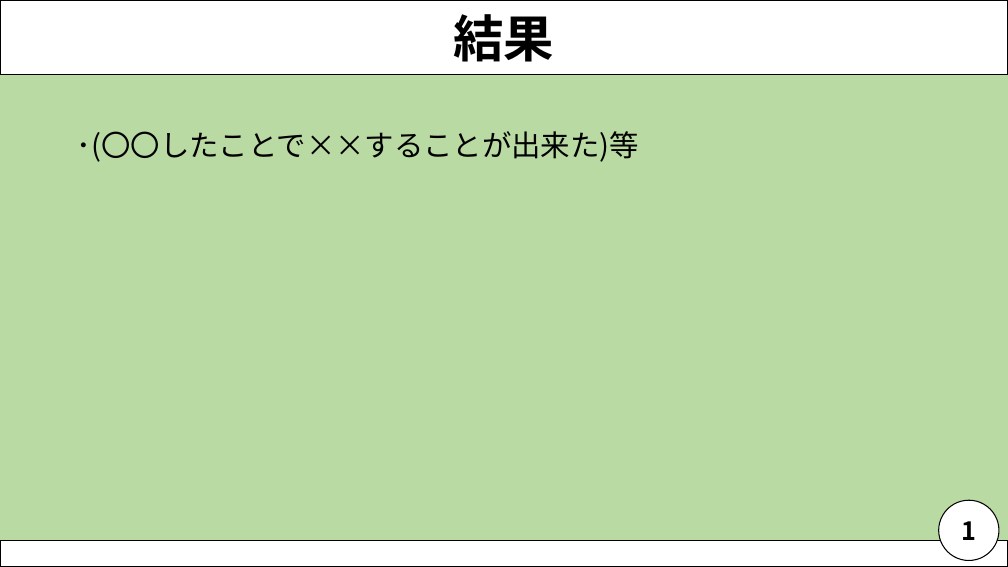
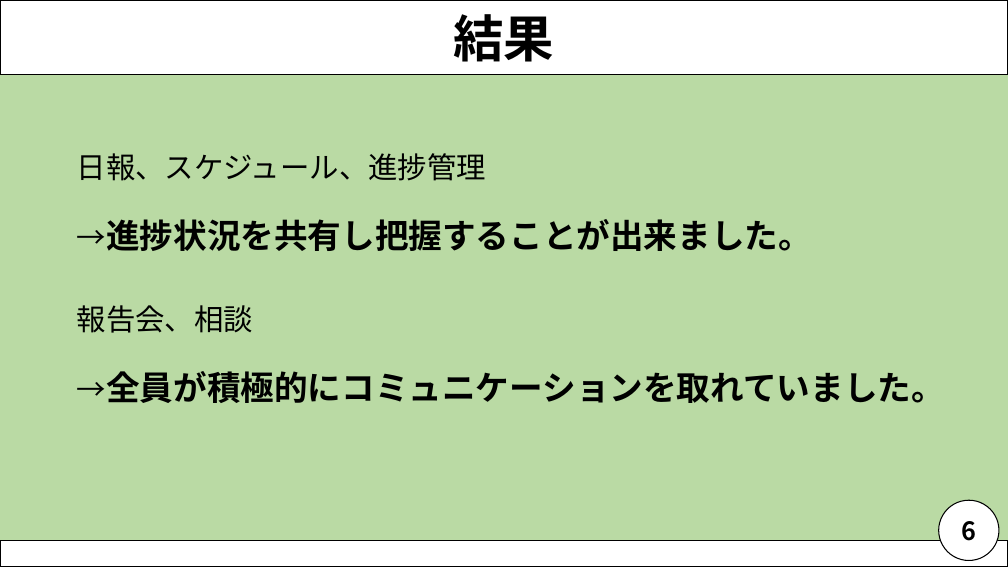
Before and after one commit to NagaoMasaki/NervousBreakdown, a slide deck: slide 7 of 資料/神経衰弱発表資料_200716.pptx. Drawn at 1008x567 pixels with LibreOffice and Linux fonts; fonts in the diff are those of the drawing. Boxes give left, top, right and bottom in pixels: in the first picture for what was removed or moved away, otherwise in the second. Text is boxed around its words. In the diff, an @@ line names an element or a change of style, - is before the commit and + after.

```diff
--- a/資料/神経衰弱発表資料_200716.pptx
+++ b/資料/神経衰弱発表資料_200716.pptx
@@ text at bbox=[77, 153, 945, 403]: text changed; size 28 to 32 pt; bold on @@
-･(〇〇したことで××することが出来た)等
+日報、スケジュール、進捗管理
+→進捗状況を共有し把握することが出来ました。
+報告会、相談
+→全員が積極的にコミュニケーションを取れていました。
@@ text in ellipse at bbox=[961, 521, 976, 541]: text changed @@
-1
+6
```
Also in this commit, not shown: 9 other slides changed, 1 slide added, 2 slides removed.
